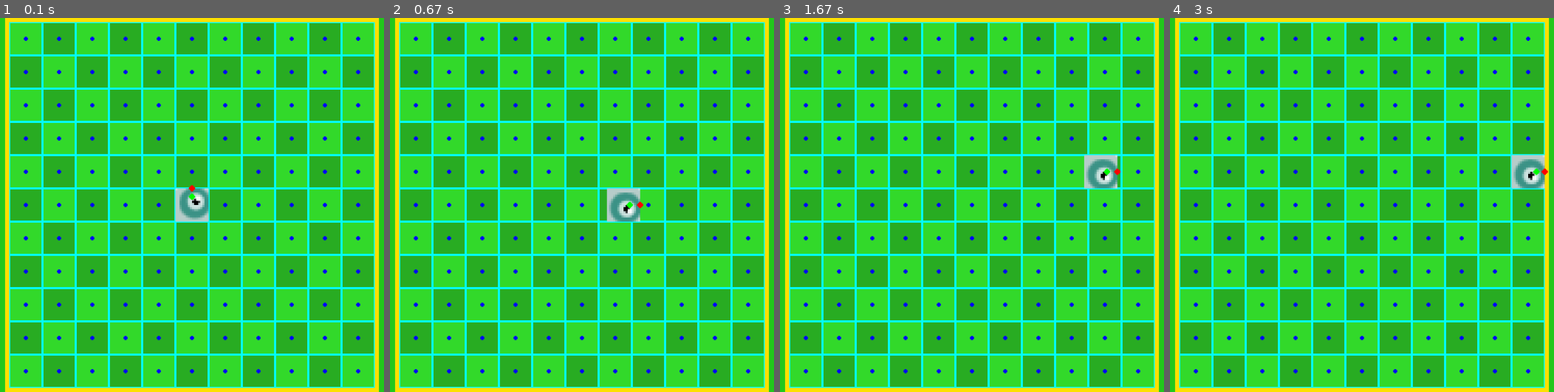
Above: before the commit, frames 1-4 (left to right).
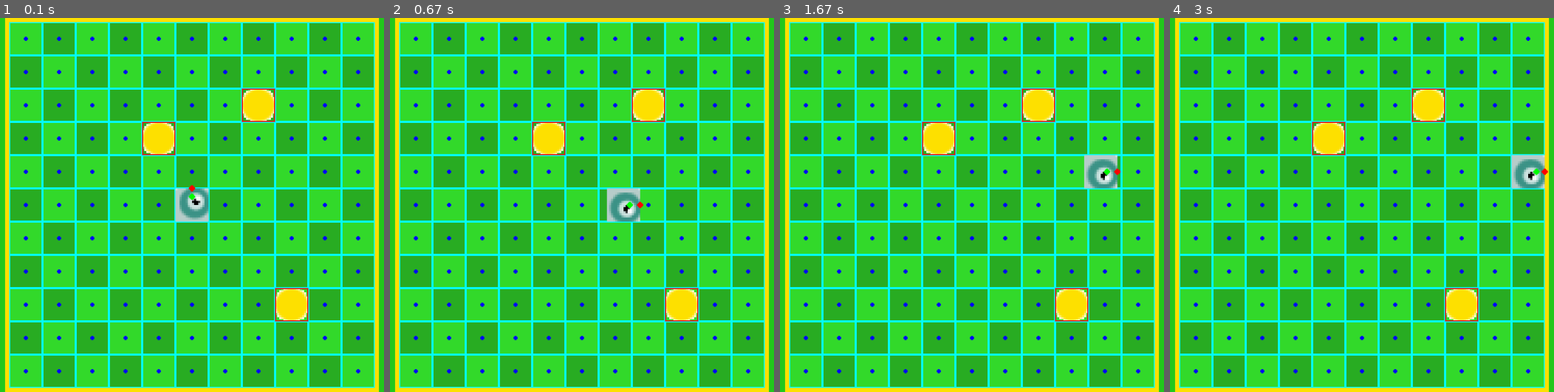
Above: after the commit, the same moments.

Repository: LZX1000/College-I
Game: pygame game, started from Snake2.py
Two runs of this game, one before a commit and one after it. Both use one fixed random seed, a clock stepped at 60 frames per second and the inputs below.
Inputs:
- Up to frame 1 (0.1 s): no input
- Up to frame 2 (0.67 s): hold Right from 0.33 s (still down)
- Up to frame 3 (1.67 s): release Right at 0.8 s; hold Up 0.83-1.13 s; hold Right 1.17-1.63 s
- Up to frame 4 (3 s): tap Enter at 2.23 s

The runs differ from the first frame. In frame 1, 2.3% of the frame differs, in the area x 36-81%, y 18-82%; in frame 2, 2.3%; in frame 3, 2.3%; in frame 4, 2.3%.

Commit message:
Added respawning food

Diff:
--- a/Snake2.py
+++ b/Snake2.py
@@ -1,5 +1,6 @@
 import pygame
 import math
+import random
 import ctypes
 
 def main():
@@ -83,6 +84,28 @@
         def debug(self, internal_surface):
             self.nose.debug(internal_surface)
             self.movement_point.debug(internal_surface)
+
+    class GameFood(pygame.sprite.Sprite):
+        def __init__(self, pos, size=None):
+            super().__init__()
+            self.source_image = pygame.image.load(f"assets/Point.png")
+
+            original_size = self.source_image.get_size()
+            if size is None:
+                size = (
+                    original_size[0] * pixelation_factor,
+                    original_size[1] * pixelation_factor
+                )
+            self.image = pygame.transform.scale(self.source_image, size)
+
+            self.rect = self.image.get_rect(center=pos)
+
+        def update(self, display_surface, pos):
+            display_surface.blit(self.image, self.rect.topleft)
+            self.rect.center = pos
+
+        def debug(self, internal_surface):
+            pygame.draw.rect(internal_surface, (255, 0, 0), self.rect, 1)
 
     class Backgrounds():
         class Menu(pygame.sprite.Sprite):
@@ -175,6 +198,18 @@
 
         def menu_update(self, display_surface, pos):
             self.menu.update(display_surface, pos)
+
+    def spawn_food(max_food, food_list):
+        while len(food_list) < max_food:
+            food = GameFood(background.grass.blocks_list[random.randint(0, len(background.grass.blocks_list) - 1)].pos)
+            food_list.append(food)
+        return food_list
+
+    def render_food(food_list, debug=False):
+        for food in food_list:
+            food.update(internal_surface, food.rect.center)
+            if debug:
+                food.debug(internal_surface)
 
     # Display
     # # Resolutions
@@ -189,10 +224,12 @@
     # # Background
     background_pos = pygame.Vector2(internal_width // 2, internal_height // 2)
     background = Backgrounds(background_pos)
-
     # Player Settings
     movement_speed = 120
     player_pos = pygame.Vector2((internal_width // 2), (internal_height // 2))
+    # # Food Settings
+    max_food = 3
+    food_list = []
 
     player = GamePlayer(player_pos)
     player_movement = (0, 0)
@@ -256,6 +293,11 @@
 
             # Player movement
             if background.grass.rect.collidepoint(player.nose.pos):
+                # Food collision
+                for food in food_list:
+                    if player.nose.rect.colliderect(food.rect):
+                        food_list.remove(food)
+                # Movement restriction
                 if requested_movement and requested_direction != player_movement and free:
                     movement_box = pygame.sprite.spritecollide(player.movement_point, background.grass.blocks_group, False)
                     # Keep player centered on blocks
@@ -286,6 +328,9 @@
             internal_surface.fill((36, 201, 29)) # Sub-background
             background.game_update(internal_surface, background_pos)
             background.grass.debug(internal_surface)
+            # Food
+            food_list = spawn_food(max_food, food_list)
+            render_food(food_list, debug=True)
             # Render Player
             player.update(internal_surface, player_pos)
             player.debug(internal_surface)
